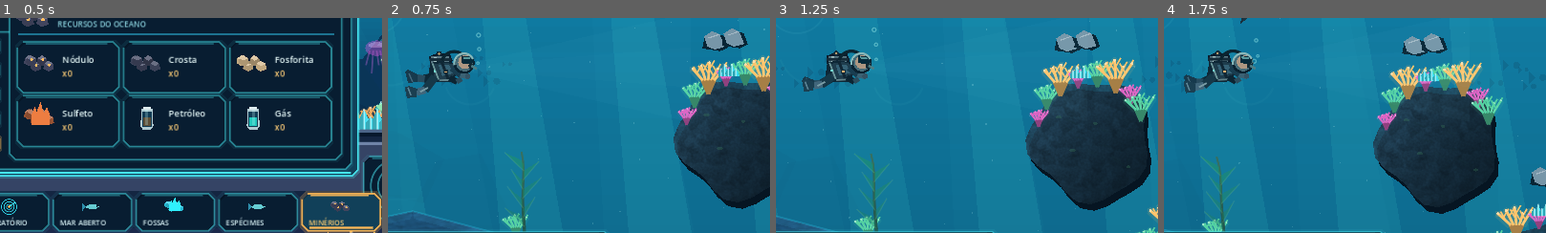
Above: before the commit, frames 1-4 (left to right).
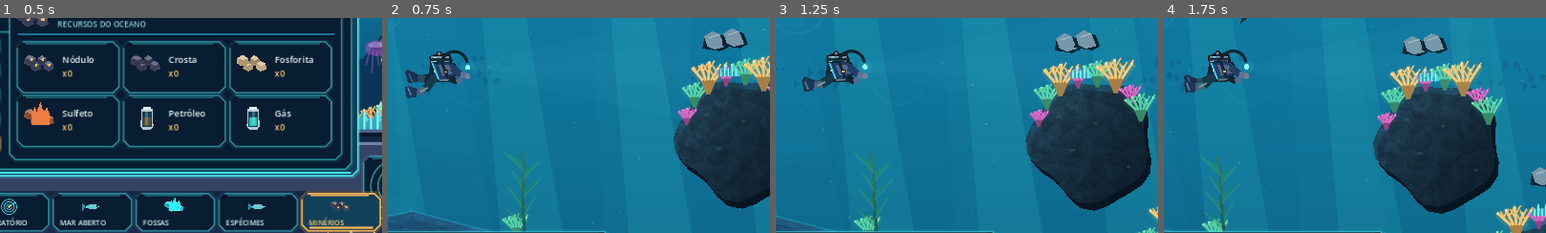
Above: after the commit, the same moments.

Repository: Esaneto/Abyssal
Game: Godot game, scene res://scenes/main.tscn
Two runs of this game, one before a commit and one after it. Both use one fixed random seed, a clock stepped at 60 frames per second and the inputs below.
Inputs (mouse positions are % of the whole screen's width and height, from its top left):
- Up to frame 1 (0.5 s): no input
- Up to frame 2 (0.75 s): tap Enter at 0.5 s; move the mouse to (72, 45) at 0.52 s; hold D (move_right) from 0.53 s (still down); hold G (extract) from 0.53 s (still down); click (72, 45) at 0.67 s
- Up to frame 3 (1.25 s): keep holding D (move_right); keep holding G (extract); tap Space at 0.77, 1.07 s
- Up to frame 4 (1.75 s): release D (move_right) at 1.25 s; release G (extract) at 1.25 s; drag from (30, 55) to (45, 70) at 1.27 s
The pictures show only the part of the screen within x 43-93%, y 37-87%; the shares and areas given below are measured in that part.

Frame 1 is identical in both runs. In frame 2, 0.9% of the frame differs, in the area x 11-25%, y 6-31%; in frame 3, 0.9%; in frame 4, 0.9%.
Error after the commit: Parse Error: Cannot find property "translated" on base "Rect2". (res://scripts/diver_paper_doll.gd:44)

Commit message:
art(godot): apply shared suit/visor/hair/tool cosmetics to physically unchanged swimmer

Diff:
--- a/godot-client/scripts/diver_native.gd
+++ b/godot-client/scripts/diver_native.gd
@@ -2,6 +2,8 @@
 ## Explorador nativo: movimento submarino continuo, sem combate.
 ## Colisoes Godot, nado com aceleracao/arrasto, flutuabilidade e correntes.
 signal diver_died
+const Look = preload("res://scripts/diver_appearance.gd")
+const Doll = preload("res://scripts/diver_paper_doll.gd")
 
 const MAX_OXYGEN := 300.0
 const MAX_HEALTH := 100.0
@@ -22,6 +24,7 @@
 var depth_m := 0.0
 var is_moving := false
 var is_facing_right := true
+var appearance: Dictionary = Look.defaults()
 
 func _ready() -> void:
 	collision_layer = 1
@@ -80,6 +83,10 @@
 		diver_died.emit()
 	queue_redraw()
 
+func set_appearance(candidate: Dictionary) -> void:
+	appearance = Look.normalize(candidate)
+	queue_redraw()
+
 func configure_equipment(oxygen_level: int, suit_level: int) -> void:
 	oxygen_capacity = MAX_OXYGEN * (1.0 + float(clampi(oxygen_level, 0, 5)))
 	safe_depth = 300.0 + float(clampi(suit_level, 0, 5)) * 180.0
@@ -100,8 +107,12 @@
 	var kick := sin(phase) * (9.5 if is_moving else 2.2)
 	var breathe := sin(time_s * 1.55) * 1.2
 	var deep := clampf(depth_m / 900.0, 0.0, 1.0)
-	var suit := Color("#203e4e").lerp(Color("#102432"), deep * 0.55)
-	var seam := Color("#6f9a9d").lerp(Color("#315565"), deep * 0.6)
+	var tones := Look.palette(appearance)
+	var cloth: Color = tones["cloth"]
+	var accent: Color = tones["accent"]
+	var visor: Color = tones["visor"]
+	var suit := cloth.lerp(Color("#102432"), deep * 0.55)
+	var seam := accent.lerp(Color("#315565"), deep * 0.40)
 	# Rear leg and articulated boot, then its flexible blade.
 	draw_line(Vector2(-18, 9), Vector2(-40, 21 - kick), Color("#0e2938"), 15.0, true)
 	draw_line(Vector2(-40, 21 - kick), Vector2(-55, 21 - kick * 1.2), Color("#284b5e"), 12.0, true)
@@ -109,15 +120,15 @@
 		Vector2(-53, 14 - kick * 1.2), Vector2(-71, 7 - kick * 1.4),
 		Vector2(-75, 12 - kick * 1.4), Vector2(-70, 31 - kick * 1.2),
 		Vector2(-53, 28 - kick * 1.2)
-	]), Color("#173a4d"))
+	]), cloth.darkened(0.23))
 	draw_line(Vector2(-68, 12 - kick), Vector2(-62, 26 - kick), Color("#42687c"), 1.3, true)
 	# Diving tank: rounded metal vessel with edge reflection and regulator mount.
 	draw_colored_polygon(PackedVector2Array([
 		Vector2(-31, -29), Vector2(-17, -35), Vector2(7, -34),
 		Vector2(12, -21), Vector2(6, -7), Vector2(-29, -6)
 	]), Color("#0b1c2c"))
-	draw_rect(Rect2(-28, -29, 34, 22), Color("#597884"))
-	draw_rect(Rect2(-22, -28, 5, 20), Color("#a4c0c2"))
+	draw_rect(Rect2(-28, -29, 34, 22), cloth.lightened(0.47))
+	draw_rect(Rect2(-22, -28, 5, 20), accent.lightened(0.35))
 	draw_line(Vector2(-30, -23), Vector2(9, -23), Color("#152b38"), 4.0, true)
 	draw_line(Vector2(-29, -12), Vector2(9, -12), Color("#172a38"), 4.0, true)
 	draw_circle(Vector2(-13, -34), 5.0, Color("#142c3a"))
@@ -135,7 +146,7 @@
 	draw_colored_polygon(PackedVector2Array([
 		Vector2(-14, -13), Vector2(6, -13), Vector2(14, 2),
 		Vector2(-7, 7)
-	]), Color("#356175"))
+	]), cloth.lightened(0.22))
 	draw_line(Vector2(-25, -16), Vector2(-14, 13), seam, 1.8, true)
 	draw_line(Vector2(-8, -19), Vector2(5, 16), Color("#102735"), 4.0, true)
 	draw_line(Vector2(-12, 15), Vector2(13, 14), Color("#63838b"), 2.0, true)
@@ -151,32 +162,40 @@
 		Vector2(-53, 21 + kick * 1.1), Vector2(-68, 15 + kick * 1.2),
 		Vector2(-76, 17 + kick * 1.2), Vector2(-72, 38 + kick * 1.1),
 		Vector2(-55, 36 + kick * 1.1)
-	]), Color("#1b3f51"))
+	]), cloth.darkened(0.11))
 	draw_line(Vector2(-70, 20 + kick), Vector2(-65, 33 + kick), Color("#5b8495"), 1.5, true)
 	# One far forearm underneath the torso and one near forearm ahead.
 	draw_line(Vector2(7, 11), Vector2(20, 17 + breathe), Color("#0c2533"), 10.0, true)
-	draw_line(Vector2(20, 17 + breathe), Vector2(28, 12 + breathe), Color("#2b4c5d"), 8.0, true)
-	draw_line(Vector2(11, -8), Vector2(27, 4 + breathe), Color("#193d50"), 12.0, true)
-	draw_line(Vector2(27, 4 + breathe), Vector2(40, 7 + breathe), Color("#3b6274"), 10.0, true)
-	draw_circle(Vector2(40, 7 + breathe), 5.0, Color("#345365"))
+	draw_line(Vector2(20, 17 + breathe), Vector2(28, 12 + breathe), cloth.lightened(0.24), 8.0, true)
+	draw_line(Vector2(11, -8), Vector2(27, 4 + breathe), cloth, 12.0, true)
+	draw_line(Vector2(27, 4 + breathe), Vector2(40, 7 + breathe), cloth.lightened(0.28), 10.0, true)
+	draw_circle(Vector2(40, 7 + breathe), 5.0, cloth.lightened(0.36))
 	# Regulator hose curls from the cylinder to the lower mask.
 	draw_arc(Vector2(15, -14), 24.0, PI * 1.11, PI * 1.95, 16, Color("#0b2531"), 4.5, true)
+	# The selected hair asset is drawn behind the helmet before the visor.
+	Doll.draw_swimmer_hair(self,appearance,time_s,is_moving,breathe)
+	# Both body variants use the same rig and physics, with suit details as skins.
+	if str(appearance.get("body","female")) == "male":
+		draw_line(Vector2(-24,-15),Vector2(12,-17),cloth.lightened(0.18),3.6,true)
+	else:
+		draw_line(Vector2(-19,-14),Vector2(6,-17),cloth.lightened(0.18),2.3,true)
 	# Helmet, mask, shadowed skin and rim lighting.
 	draw_circle(Vector2(33, -17 + breathe), 19.5, Color("#0b2331"))
-	draw_circle(Vector2(34, -18 + breathe), 16.0, Color("#476c78"))
+	draw_circle(Vector2(34, -18 + breathe), 16.0, cloth.lightened(0.42))
 	draw_circle(Vector2(35, -19 + breathe), 12.8, Color("#ae9782"))
 	draw_colored_polygon(PackedVector2Array([
 		Vector2(28, -31 + breathe), Vector2(46, -29 + breathe),
 		Vector2(51, -20 + breathe), Vector2(47, -15 + breathe),
 		Vector2(28, -17 + breathe)
-	]), Color("#072b3b"))
+	]), visor.darkened(0.64))
 	draw_colored_polygon(PackedVector2Array([
 		Vector2(30, -29 + breathe), Vector2(43, -28 + breathe),
 		Vector2(46, -24 + breathe), Vector2(33, -24 + breathe)
-	]), Color(0.58, 0.91, 0.89, 0.58))
-	draw_arc(Vector2(33, -17 + breathe), 18.0, PI * 0.95, PI * 1.85, 18, Color("#88b9bb"), 2.6, true)
+	]), Color(visor.r, visor.g, visor.b, 0.58))
+	draw_arc(Vector2(33, -17 + breathe), 18.0, PI * 0.95, PI * 1.85, 18, visor, 2.6, true)
 	draw_circle(Vector2(46, -12 + breathe), 5.0, Color("#122a35"))
 	draw_line(Vector2(47, -12 + breathe), Vector2(56, -7 + breathe), Color("#4d7d85"), 3.4, true)
+	Doll.draw_swimmer_handheld(self,appearance,breathe)
 	# Tiny respirator bubbles rise only near the actual regulator.
 	for k in range(3):
 		var rise := fposmod(time_s * (12.0 + float(k) * 3.0) + float(k) * 25.0, 67.0)
